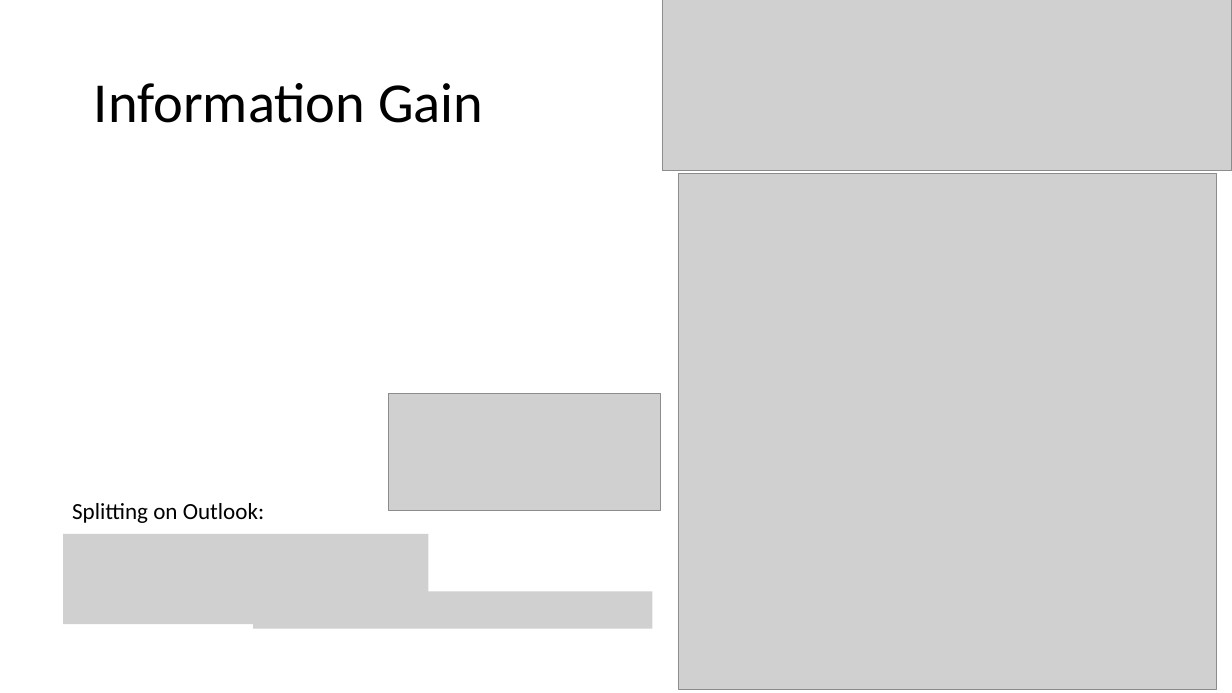
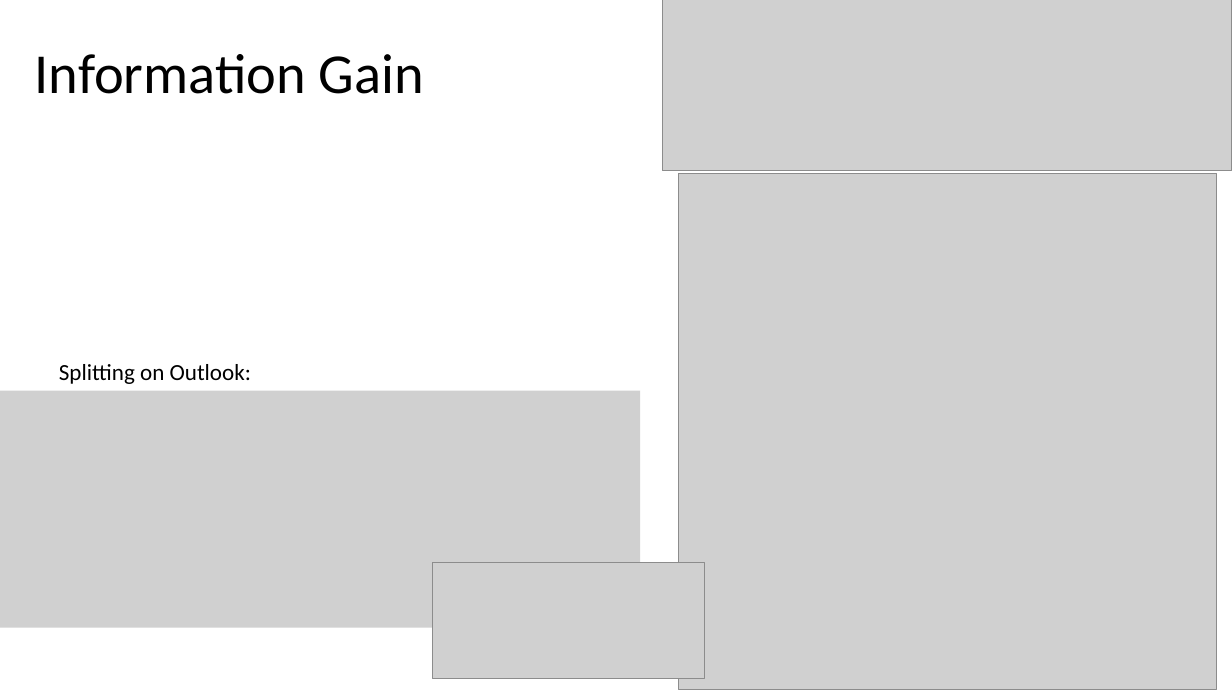
Before and after one commit to russellu/cs405, a slide deck: slide 8 of Lecture_05.pptx (slide 7 before the commit). Drawn at 1232x693 pixels with LibreOffice and Linux fonts; fonts in the diff are those of the drawing; grey boxes stand for pictures. Boxes give left, top, right and bottom in pixels: in the first picture for what was removed or moved away, otherwise in the second. Text is boxed around its words. In the diff, an @@ line names an element or a change of style, - is before the commit and + after.

```diff
--- a/Lecture_05.pptx
+++ b/Lecture_05.pptx
@@ title "Information Gain": place and size @@
-title "Information Gain" at (94,83,483,123)
+title "Information Gain" at (35,54,424,94)
@@ text "Splitting on Outlook:": place and size @@
-text "Splitting on Outlook:" at (72,503,264,523)
+text "Splitting on Outlook:" at (59,364,251,384)
@@ picture: place and size @@
-picture at (63,534,428,625)
+picture at (0,391,640,628)
@@ picture added at (1,565,400,602) @@
@@ picture: place and size @@
-picture at (388,394,660,510)
+picture at (433,563,704,679)
@@ picture removed at (253,592,653,628) @@
```
Also in this commit, not shown: 5 other slides changed, 2 slides added.
